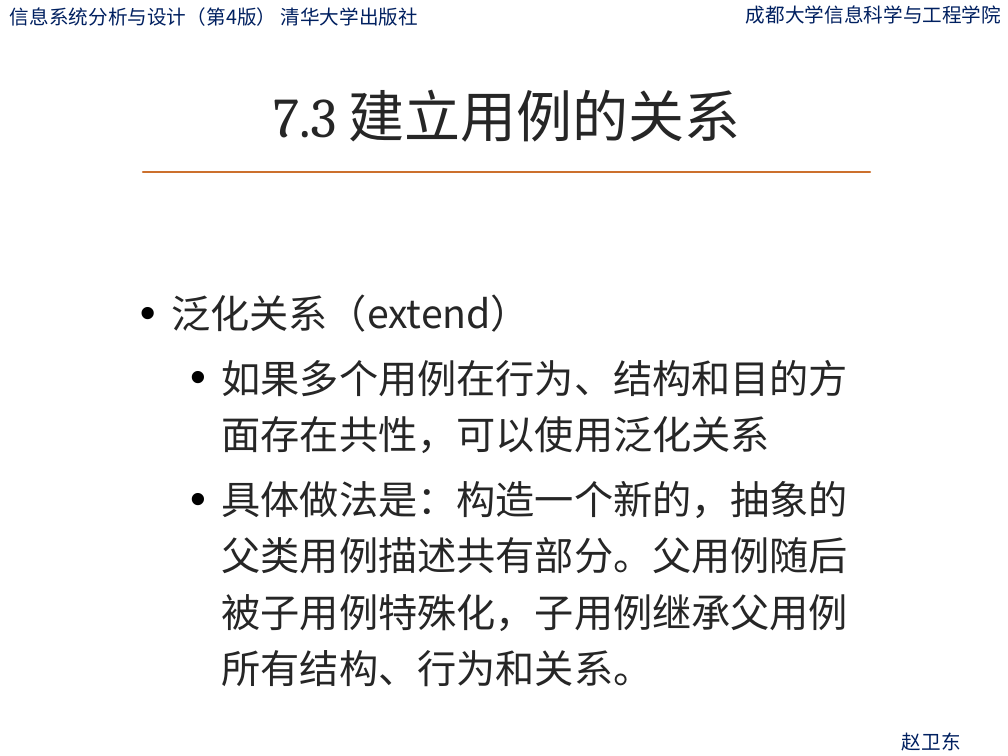
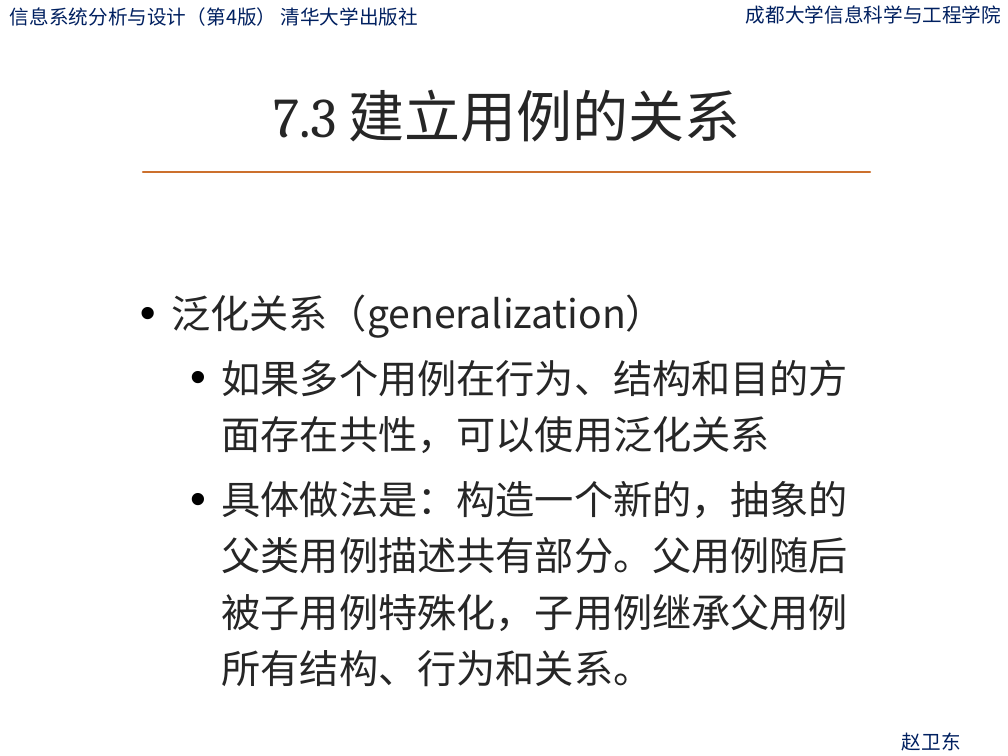
Before and after one commit to zwdcdu/is_analysis, a slide deck: slide 27 of ppt/第7章-用例建模.pptx. Drawn at 1008x756 pixels with LibreOffice and Linux fonts; fonts in the diff are those of the drawing; background and template pictures are left out. Boxes give left, top, right and bottom in pixels: in the first picture for what was removed or moved away, otherwise in the second. Text is boxed around its words. In the diff, an @@ line names an element or a change of style, - is before the commit and + after.

```diff
--- a/ppt/第7章-用例建模.pptx
+++ b/ppt/第7章-用例建模.pptx
@@ text at bbox=[171, 294, 665, 338]: text changed @@
-• 泛化关系（extend）
+• 泛化关系（generalization）
```
Also in this commit, not shown: 1 other file.
